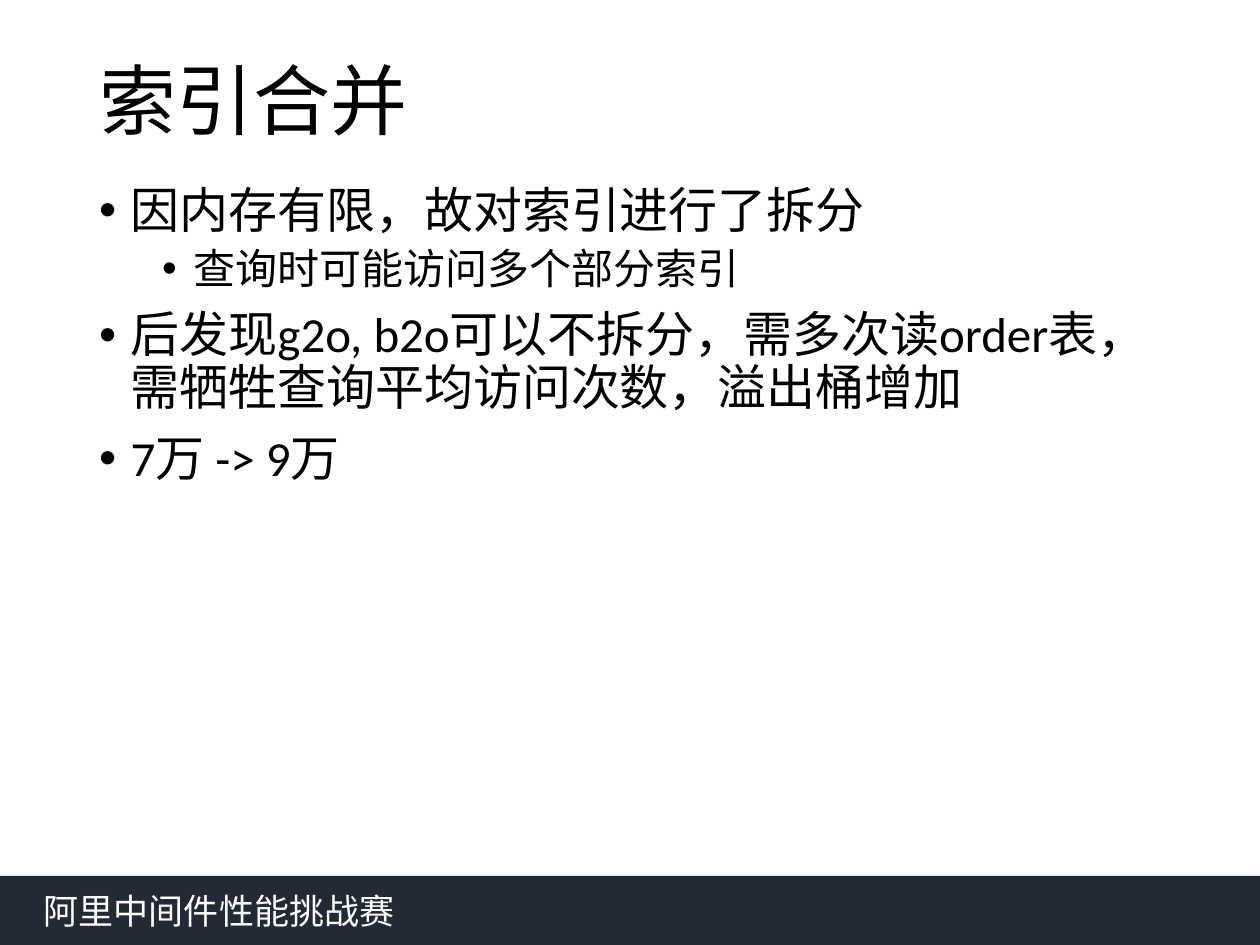
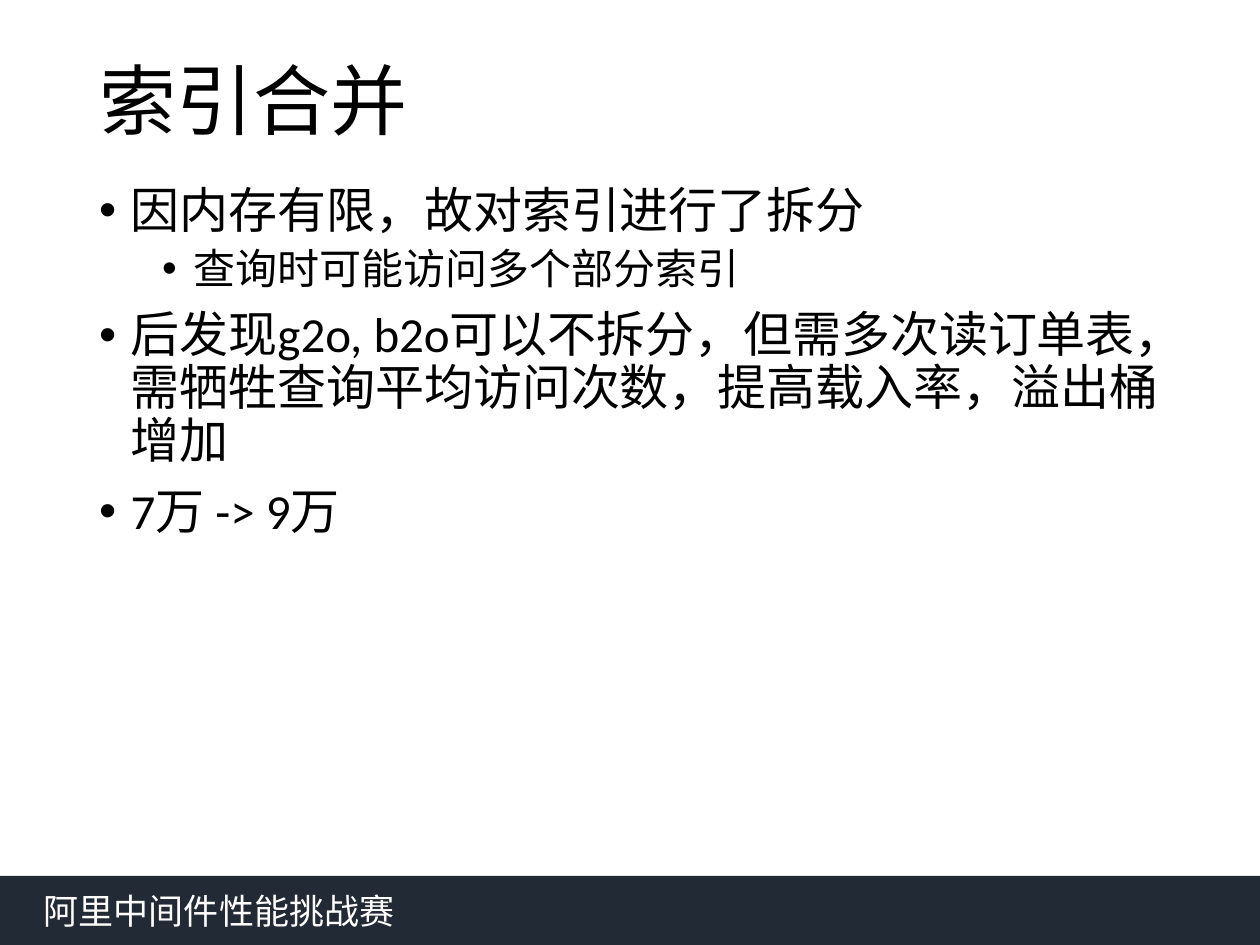
Before and after one commit to qwordy/AlibabaMiddlewareRace2, a slide deck: slide 13 of doc/中间件答辩yfy.pptx. Drawn at 1260x945 pixels with LibreOffice and Linux fonts; fonts in the diff are those of the drawing. Boxes give left, top, right and bottom in pixels: in the first picture for what was removed or moved away, otherwise in the second. Text is boxed around its words. In the diff, an @@ line names an element or a change of style, - is before the commit and + after.

```diff
--- a/doc/中间件答辩yfy.pptx
+++ b/doc/中间件答辩yfy.pptx
@@ text at (131, 310, 1184, 462): text changed @@
-• 后发现g2o, b2o可以不拆分，需多次读order表，需牺牲查询平均访问次数，溢出桶增加
+• 后发现g2o, b2o可以不拆分，但需多次读订单表，需牺牲查询平均访问次数，提高载入率，溢出桶增加
```
Also in this commit, not shown: 5 other slides changed, 1 slide added, 1 slide removed.
